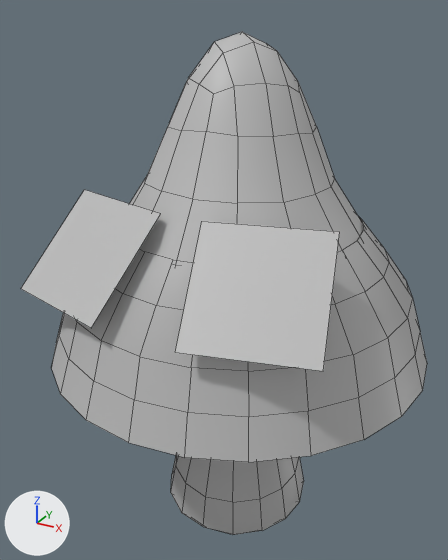
The FBX model Assets/Game/Production/Buildings/Towers/Drip/ANI_Drip_Tower_Spawn.fbx, before and after one commit.
The view is the same before and after, from a 50 mm lens placed at (2.42, -4.7, 4.83), pointed at (-0.15, -0.01, 2.49). The axes (+X, +Y, +Z) are drawn at lower left. The lights are the same throughout. Mesh edges are drawn as thin lines. Where no turn or scale is listed for an object, it has been applied to the vertices.

The first picture shows 'Drip_tower'.
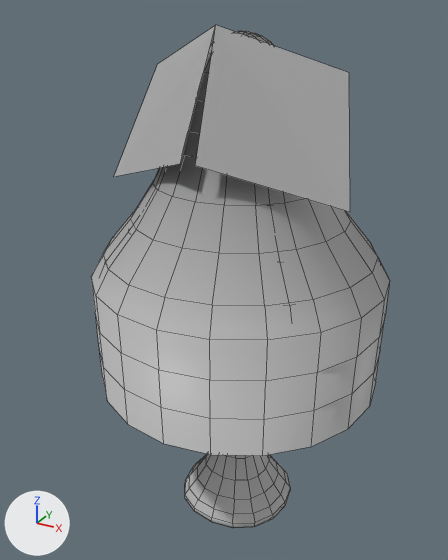
Location of each change, [x1, y1, x2, y2] in pixels of the pictures (448 x 560 px):
'Drip_tower', reshaped (26% narrower): before [21, 32, 427, 534]; after [91, 25, 390, 528]
part 1 of me_mesh, rebuilt: before [129, 32, 364, 263]; after [183, 31, 274, 157]
part 2 of me_mesh, rebuilt (20% narrower, 22% taller): before [52, 216, 427, 462]; after [91, 155, 390, 456]
part 3 of me_mesh, rebuilt: before [171, 455, 304, 534]; after [185, 454, 290, 528]
part 4 of me_mesh, deleted: before [175, 221, 339, 371]
part 5 of me_mesh, deleted: before [21, 190, 160, 328]
part 6 of me_mesh, added: after [114, 25, 350, 212]

The change, as a list of edits to the scene's bpy script:
```text
Change me_mesh:
    used by ob_drip_tower; location = (0.0, 0.0, 0.0)
    verts and faces of me_mesh; kept vertices keep their numbers, new ones are numbered from 378
    remove me_mesh.from_pydata(...)  # 378 vertices, 330 faces; spans x -1.76..1.76, y -1.76..1.76, z 0.04..4.66
    add me_mesh.from_pydata(...)  # 682 vertices, 638 faces; spans x -1.35..1.35, y -1.34..1.36, z 0.0..4.72
    me_mesh part 1: the loose piece of 154 vertices spanning x -1.35..1.34, y -1.37..1.31, z 2.0..4.66 is rebuilt with 274 vertices and now spans x -1.26..1.26, y -1.25..1.27, z 2.34..4.66
    me_mesh part 2: the loose piece of 120 vertices spanning x -1.76..1.76, y -1.76..1.76, z 1.87..3.11 is rebuilt with 160 vertices and now spans x -1.35..1.35, y -1.34..1.36, z 1.56..3.77
    me_mesh part 3: the loose piece of 96 vertices spanning x -0.71..0.71, y -0.71..0.72, z 0.04..2.24 is rebuilt with 240 vertices and now spans x -0.57..0.57, y -0.56..0.58, z 0.0..2.45
    me_mesh part 4: the loose piece of 4 vertices spanning x 0.18..1.33, y -1.64..-0.7, z 2.69..3.4 is deleted
    me_mesh part 5: the loose piece of 4 vertices spanning x -1.33..-0.18, y -1.64..-0.7, z 2.69..3.4 is deleted
    me_mesh part 6
    add verts[378] = (-1.1, -0.34, 3.43)  # pixel (113, 176)
    add verts[379] = (-0.06, -0.84, 3.77)  # pixel (180, 163)
    add verts[380] = (-0.87, 0.09, 4.38)  # pixel (157, 63)
    add verts[381] = (0.0, -0.41, 4.72)  # pixel (215, 24)
    add verts[382] = (1.1, -0.34, 3.43)  # pixel (350, 212)
    add verts[383] = (0.06, -0.84, 3.77)  # pixel (195, 165)
    add verts[384] = (0.87, 0.09, 4.38)  # pixel (349, 72)
    add verts[385] = (0.0, -0.41, 4.72)  # pixel (215, 24)
    add faces += [(378, 379, 381, 380), (382, 384, 385, 383)]
```
